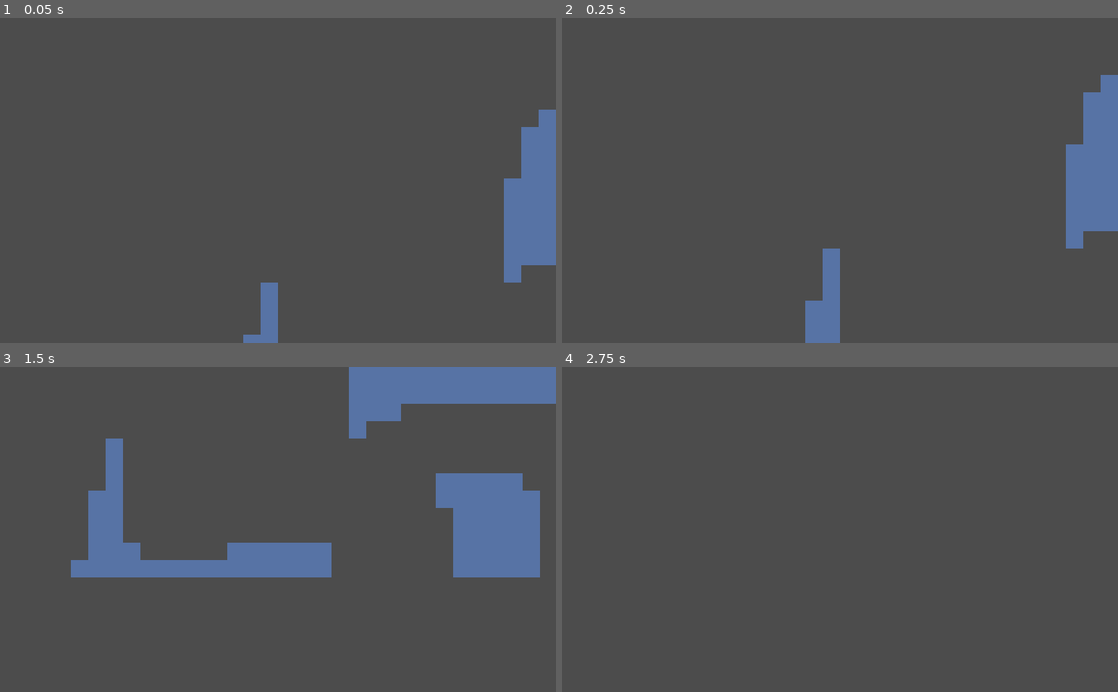
Above: before the commit, frames 1-4 (two rows, left to right).
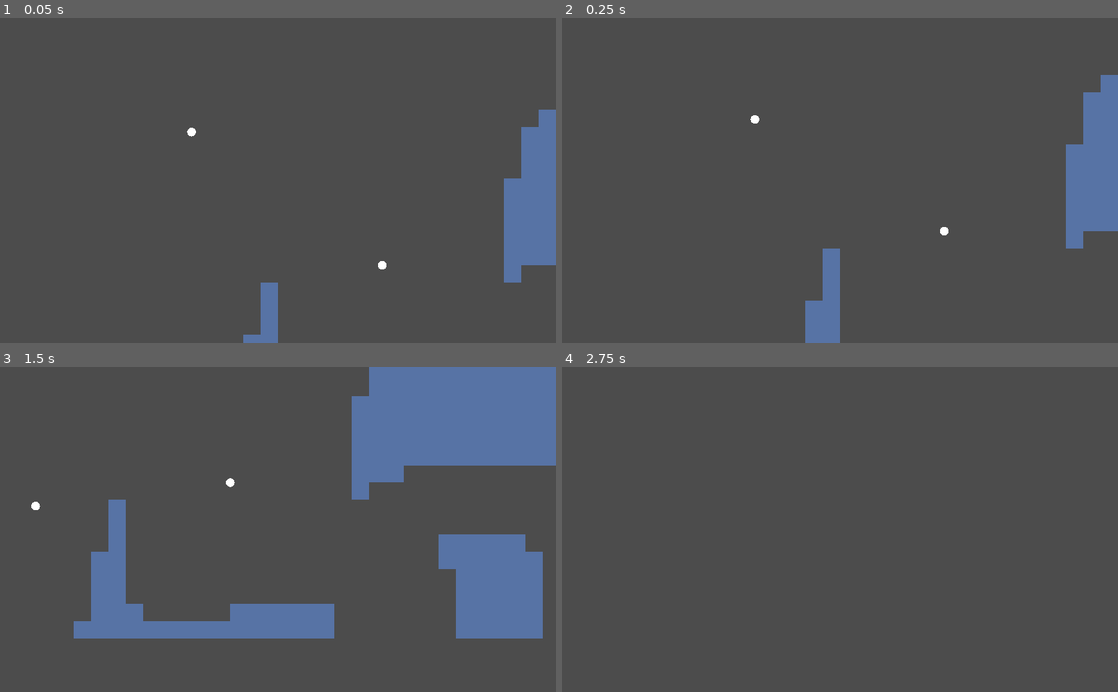
Above: after the commit, the same moments.

Repository: Synthasmagoria/Project-Seeker
Game: Godot game, scene res://levels/test/test.tscn
Same seed, same stepped clock (60 frames per second), same inputs: the game is played once before the commit and once after it.
Inputs:
- Up to frame 1 (0.05 s): no input
- Up to frame 2 (0.25 s): no input
- Up to frame 3 (1.5 s): hold Right (right) from 0.53 s (still down); tap Shift (jump) at 0.77 s
- Up to frame 4 (2.75 s): tap Shift (jump) at 1.52 s; release Right (right) at 2.03 s; hold Left (left) from 2.03 s (still down)

The runs differ from the first frame. In frame 1, less than 0.1% of the frame differs, in the area x 33-70%, y 33-78%; in frame 2, less than 0.1%; in frame 3, 23%, in the area x 5-100%, y 0-84%; in frame 4, nothing differs.

Commit message:
NodeWheelWeight
A new class inheriting from NodeWheel that uses the player's weight to calculate its momentum

Diff:
--- a/project/levels/test/test.tscn
+++ b/project/levels/test/test.tscn
@@ -1,120 +1,44 @@
-[gd_scene load_steps=13 format=2]
+[gd_scene load_steps=9 format=2]
 
 [ext_resource path="res://objects/solidmap/solids_16.tscn" type="PackedScene" id=1]
 [ext_resource path="res://objects/player/player.tscn" type="PackedScene" id=2]
-[ext_resource path="res://objects/platform/aware_platform.tscn" type="PackedScene" id=3]
+[ext_resource path="res://objects/node wheel/node_wheel_weight.gd" type="Script" id=3]
 [ext_resource path="res://objects/platform/platform.tscn" type="PackedScene" id=4]
 [ext_resource path="res://objects/follow camera/follow_camera.gd" type="Script" id=5]
+[ext_resource path="res://objects/node wheel/node_wheel.gd" type="Script" id=6]
 
-[sub_resource type="Animation" id=1]
-resource_name = "Movement"
-length = 2.0
-loop = true
-tracks/0/type = "value"
-tracks/0/path = NodePath(".:position")
-tracks/0/interp = 2
-tracks/0/loop_wrap = true
-tracks/0/imported = false
-tracks/0/enabled = true
-tracks/0/keys = {
-"times": PoolRealArray( 0, 1 ),
-"transitions": PoolRealArray( 1, 1 ),
-"update": 0,
-"values": [ Vector2( 240, 224 ), Vector2( 256, 128 ) ]
+[sub_resource type="Curve2D" id=5]
+_data = {
+"points": PoolVector2Array( 0, 0, 0, 0, 0, 0, 48.7575, -26.1626, -48.7575, 26.1626, -32, 208, 0, 0, 0, 0, -144, 160 )
 }
 
-[sub_resource type="Animation" id=2]
-length = 0.001
-tracks/0/type = "value"
-tracks/0/path = NodePath(".:position")
-tracks/0/interp = 1
-tracks/0/loop_wrap = true
-tracks/0/imported = false
-tracks/0/enabled = true
-tracks/0/keys = {
-"times": PoolRealArray( 0 ),
-"transitions": PoolRealArray( 1 ),
-"update": 0,
-"values": [ Vector2( 240, 224 ) ]
-}
+[sub_resource type="GDScript" id=6]
+resource_name = "platform_screamer"
+script/source = "extends PathFollow2D
 
-[sub_resource type="Animation" id=3]
-resource_name = "Movement"
-length = 2.0
-loop = true
-tracks/0/type = "value"
-tracks/0/path = NodePath(".:position")
-tracks/0/interp = 1
-tracks/0/loop_wrap = true
-tracks/0/imported = false
-tracks/0/enabled = true
-tracks/0/keys = {
-"times": PoolRealArray( 0, 1 ),
-"transitions": PoolRealArray( 1, 1 ),
-"update": 0,
-"values": [ Vector2( 304, 240 ), Vector2( 384, 224 ) ]
-}
+export(float) var speed = 100.0
 
-[sub_resource type="Animation" id=4]
-length = 0.001
-tracks/0/type = "value"
-tracks/0/path = NodePath(".:position")
-tracks/0/interp = 1
-tracks/0/loop_wrap = true
-tracks/0/imported = false
-tracks/0/enabled = true
-tracks/0/keys = {
-"times": PoolRealArray( 0 ),
-"transitions": PoolRealArray( 1 ),
-"update": 0,
-"values": [ Vector2( 304, 240 ) ]
-}
+func _ready() -> void:
+#	tween()
+	pass
+#	var _tw = create_tween()
+#	_tw.set_process_mode(Tween.TWEEN_PROCESS_PHYSICS)
+#	_tw.tween_property(self, \"unit_offset\", 1.0, 2.0)
+#	_tw.set_trans(Tween.TRANS_CIRC)
+#	_tw.tween_property(self, \"unit_offset\", 0.0, 2.0)
+#	_tw.set_loops()
 
-[sub_resource type="GDScript" id=7]
-resource_name = "alerter"
-script/source = "extends Node2D
+func tween() -> void:
+	$Tween.interpolate_property(self, \"unit_offset\", null, 1.0 - unit_offset, 4.0, Tween.TRANS_CIRC)
+	$Tween.start()
 
+func _physics_process(delta: float) -> void:
+	pass
+	offset += speed * delta
 
-
-func _on_AwarePlatform_player_left() -> void:
-	print(\"left\")
-
-
-func _on_AwarePlatform_player_entered() -> void:
-	print(\"entered\")
+func _on_Tween_tween_completed(object: Object, key: NodePath) -> void:
+	tween()
 "
-
-[sub_resource type="Animation" id=5]
-resource_name = "Movement"
-length = 2.0
-loop = true
-tracks/0/type = "value"
-tracks/0/path = NodePath(".:position")
-tracks/0/interp = 1
-tracks/0/loop_wrap = true
-tracks/0/imported = false
-tracks/0/enabled = true
-tracks/0/keys = {
-"times": PoolRealArray( 0, 1 ),
-"transitions": PoolRealArray( 1, 1 ),
-"update": 0,
-"values": [ Vector2( 48, 240 ), Vector2( 80, 80 ) ]
-}
-
-[sub_resource type="Animation" id=6]
-length = 0.001
-tracks/0/type = "value"
-tracks/0/path = NodePath(".:position")
-tracks/0/interp = 1
-tracks/0/loop_wrap = true
-tracks/0/imported = false
-tracks/0/enabled = true
-tracks/0/keys = {
-"times": PoolRealArray( 0 ),
-"transitions": PoolRealArray( 1 ),
-"update": 0,
-"values": [ Vector2( 48, 240 ) ]
-}
 
 [node name="Test" type="Node2D"]
 __meta__ = {
@@ -125,34 +49,6 @@
 collision_mask = 0
 tile_data = PoolIntArray( 26, 0, 0, 27, 0, 0, 28, 0, 0, 29, 0, 0, 30, 0, 0, 31, 0, 0, 32, 0, 0, 33, 0, 0, 65559, 0, 0,  …(2355 unchanged characters)…
 
-[node name="Platform" parent="." instance=ExtResource( 4 )]
-position = Vector2( 240, 224 )
-
-[node name="AnimationPlayer" type="AnimationPlayer" parent="Platform"]
-autoplay = "Movement"
-anims/Movement = SubResource( 1 )
-anims/RESET = SubResource( 2 )
-
-[node name="Platform2" parent="." instance=ExtResource( 4 )]
-position = Vector2( 304, 240 )
-
-[node name="AnimationPlayer" type="AnimationPlayer" parent="Platform2"]
-autoplay = "Movement"
-anims/Movement = SubResource( 3 )
-anims/RESET = SubResource( 4 )
-
-[node name="Alterter" type="Node2D" parent="."]
-script = SubResource( 7 )
-
-[node name="AwarePlatform" parent="Alterter" instance=ExtResource( 3 )]
-position = Vector2( 48, 240 )
-
-[node name="AnimationPlayer" type="AnimationPlayer" parent="Alterter/AwarePlatform"]
-autoplay = "Movement"
-playback_speed = 2.0
-anims/Movement = SubResource( 5 )
-anims/RESET = SubResource( 6 )
-
 [node name="FollowCamera2D" type="Camera2D" parent="."]
 current = true
 script = ExtResource( 5 )
@@ -160,5 +56,55 @@
 [node name="Player" parent="." instance=ExtResource( 2 )]
 position = Vector2( 128, 80 )
 
-[connection signal="player_entered" from="Alterter/AwarePlatform" to="Alterter" method="_on_AwarePlatform_player_entered"]
-[connection signal="player_left" from="Alterter/AwarePlatform" to="Alterter" method="_on_AwarePlatform_player_left"]
+[node name="Path2D" type="Path2D" parent="."]
+position = Vector2( 48, 32 )
+curve = SubResource( 5 )
+
+[node name="PathFollow2D" type="PathFollow2D" parent="Path2D"]
+rotate = false
+loop = false
+script = SubResource( 6 )
+
+[node name="NodeWheel" type="Node2D" parent="Path2D/PathFollow2D"]
+script = ExtResource( 6 )
+automatic_spacing = true
+automatic_distance = 48.0
+automatic_distancing = true
+
+[node name="Platform" parent="Path2D/PathFollow2D/NodeWheel" instance=ExtResource( 4 )]
+position = Vector2( -2.09815e-06, -48 )
+
+[node name="Platform2" parent="Path2D/PathFollow2D/NodeWheel" instance=ExtResource( 4 )]
+position = Vector2( 48, 0 )
+
+[node name="Platform3" parent="Path2D/PathFollow2D/NodeWheel" instance=ExtResource( 4 )]
+position = Vector2( -2.09815e-06, 48 )
+
+[node name="Platform4" parent="Path2D/PathFollow2D/NodeWheel" instance=ExtResource( 4 )]
+position = Vector2( -48, 7.2478e-06 )
+
+[node name="Tween" type="Tween" parent="Path2D/PathFollow2D"]
+playback_process_mode = 0
+
+[node name="NodeWheelWeight" type="Node2D" parent="."]
+position = Vector2( 224, 160 )
+script = ExtResource( 3 )
+automatic_spacing = true
+automatic_distance = 64.0
+automatic_distancing = true
+weight_factor = 3.0
+friction = 1.0
+
+[node name="Platform5" parent="NodeWheelWeight" instance=ExtResource( 4 )]
+position = Vector2( -2.79753e-06, -64 )
+
+[node name="Platform6" parent="NodeWheelWeight" instance=ExtResource( 4 )]
+position = Vector2( 64, 0 )
+
+[node name="Platform7" parent="NodeWheelWeight" instance=ExtResource( 4 )]
+position = Vector2( -2.79753e-06, 64 )
+
+[node name="Platform8" parent="NodeWheelWeight" instance=ExtResource( 4 )]
+position = Vector2( -64, 9.66373e-06 )
+
+[connection signal="tween_completed" from="Path2D/PathFollow2D/Tween" to="Path2D/PathFollow2D" method="_on_Tween_tween_completed"]
--- a/project/objects/node wheel/node_wheel.gd
+++ b/project/objects/node wheel/node_wheel.gd
@@ -56,12 +56,6 @@
 	update()
 	get_tree().create_timer(1.0).connect("timeout", self, "_on_update_timeout")
 
-func _process(delta: float) -> void:
-	pass
-#	var _rot_mat = Transform2D(deg2rad(angular_velocity) * delta, Vector2.ZERO)
-#	for n in get_children():
-#		n.position = _rot_mat * n.position
-
 func _physics_process(delta: float) -> void:
 	if !_initialized:
 		init()
@@ -74,3 +68,4 @@
 	if Engine.editor_hint:
 		for n in get_children():
 			draw_line(Vector2.ZERO, n.position, Color.white)
+	draw_circle(Vector2.ZERO, 4, Color.white)
--- /dev/null
+++ b/project/objects/node wheel/node_wheel_weight.gd
@@ -0,0 +1,38 @@
+extends NodeWheel
+tool
+
+class_name NodeWheelWeight
+
+var platform : KinematicBody2D
+var player : KinematicBody2D
+
+export(float) var weight_factor = 7.0
+export(float) var friction = 5.0
+
+func _ready() -> void:
+	var _player = NodeUtil.get_first_node_in_group("player")
+	if _player:
+		_player.connect("entered_platform", self, "_on_player_entered_platform", [_player])
+		_player.connect("exited_platform", self, "_on_player_exited_platform", [_player])
+
+func _process(delta: float) -> void:
+	var _new_av = angular_velocity
+	if is_instance_valid(platform):
+		var _plat_up = Vector2(
+			platform.position.y,
+			-platform.position.x).normalized()
+		_new_av += player.up.dot(_plat_up) * weight_factor
+	_new_av = max(abs(_new_av) - friction, 0.0) * sign(_new_av)
+
+	if _new_av != angular_velocity:
+		set_angular_velocity(_new_av)
+
+func _on_player_entered_platform(plat : KinematicBody2D, play : KinematicBody2D) -> void:
+	if plat.get_parent() == self:
+		platform = plat
+		player = play
+
+func _on_player_exited_platform(plat : KinematicBody2D, play : KinematicBody2D) -> void:
+	if plat == platform:
+		platform = null
+		player = null
--- a/project/project.godot
+++ b/project/project.godot
@@ -24,6 +24,11 @@
 "language": "GDScript",
 "path": "res://objects/node wheel/node_wheel.gd"
 }, {
+"base": "NodeWheel",
+"class": "NodeWheelWeight",
+"language": "GDScript",
+"path": "res://objects/node wheel/node_wheel_weight.gd"
+}, {
 "base": "KinematicBody2D",
 "class": "PlayerAwarePlatform",
 "language": "GDScript",
@@ -48,6 +53,7 @@
 "FollowCamera2D": "",
 "Math": "",
 "NodeWheel": "",
+"NodeWheelWeight": "",
 "PlayerAwarePlatform": "",
 "PlayerState": "",
 "State": "",
